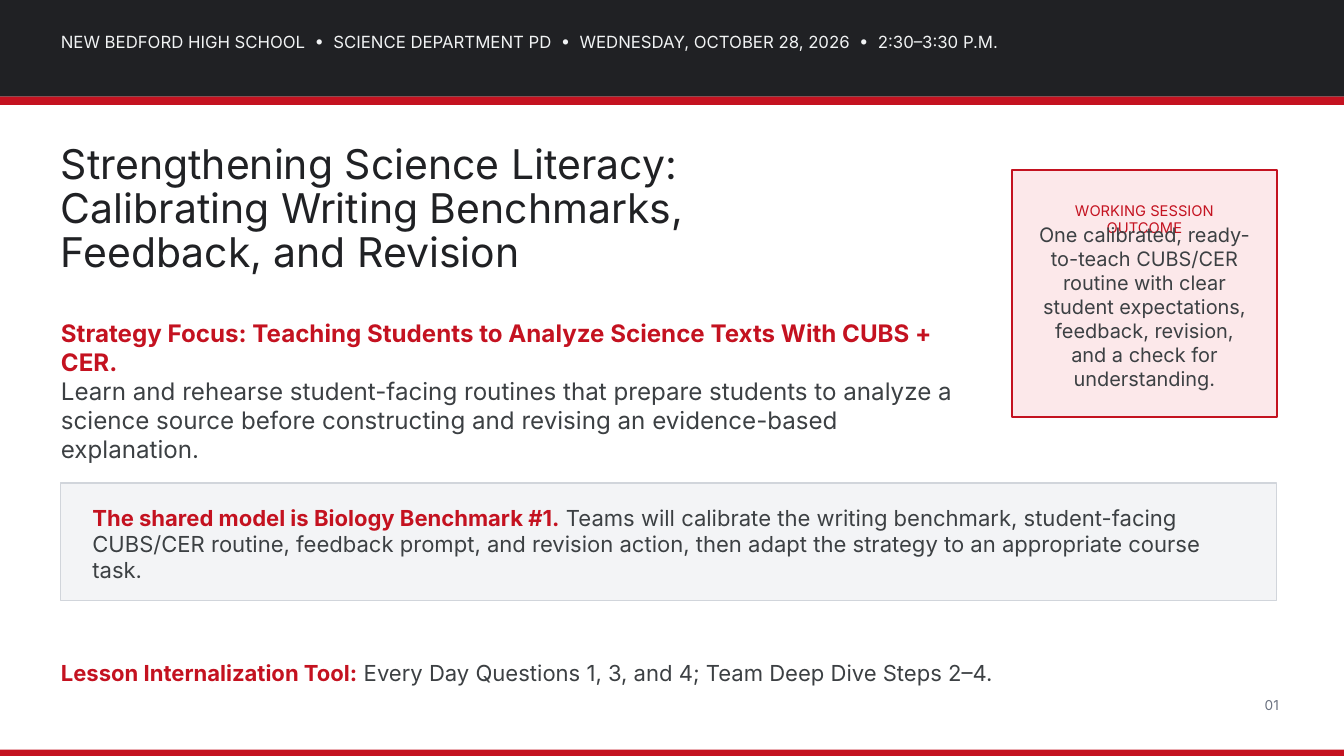
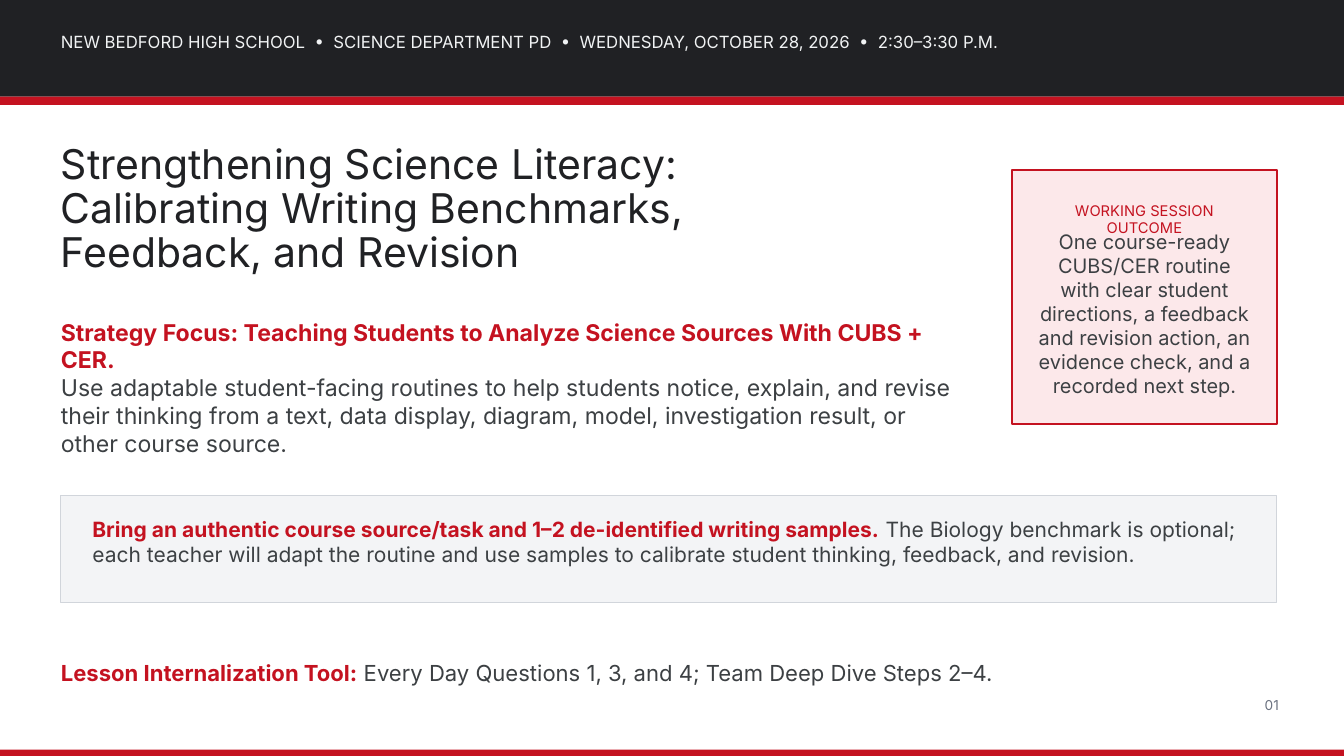
Before and after one commit to nbhs-science/nbhs-science, a slide deck: slide 1 of assets/plc/2026-10-28_Science_Department_PD_Strengthening_Science_Literacy.pptx. Drawn at 1344x756 pixels with LibreOffice and Linux fonts; fonts in the diff are those of the drawing. Boxes give left, top, right and bottom in pixels: in the first picture for what was removed or moved away, otherwise in the second. Text is boxed around its words. In the diff, an @@ line names an element or a change of style, - is before the commit and + after.

Commit message:
Finalize Oct. 28 Science Literacy PD materials
Update the all-science-course PD deck and one-page agenda; add the LIT-aligned reflection and next-steps sheet in printable and editable formats; include CUBS, color-coded CER, de-identified writing-sample analysis, and teacher strategy sharing.

```diff
--- a/assets/plc/2026-10-28_Science_Department_PD_Strengthening_Science_Literacy.pptx
+++ b/assets/plc/2026-10-28_Science_Department_PD_Strengthening_Science_Literacy.pptx
@@ rectangle: place and size @@
-rectangle at (1012,170,1277,417)
+rectangle at (1012,170,1277,424)
@@ text at (1039,232,1250,397): text changed @@
-One calibrated, ready-to-teach CUBS/CER routine with clear student expectations, feedback, revision, and a check for understanding.
+One course-ready CUBS/CER routine with clear student directions, a feedback and revision action, an evidence check, and a recorded next step.
@@ text at (61,323,950,429): text changed; size 23 to 22 pt @@
-Strategy Focus: Teaching Students to Analyze Science Texts With CUBS + CER.
-Learn and rehearse student-facing routines that prepare students to analyze a science source before constructing and revising an evidence-based explanation.
+Strategy Focus: Teaching Students to Analyze Science Sources With CUBS + CER.
+Use adaptable student-facing routines to help students notice, explain, and revise their thinking from a text, data display, diagram, model, investigation result, or other course source.
@@ rectangle: place and size @@
-rectangle at (61,483,1277,601)
+rectangle at (61,496,1277,603)
@@ text at (92,521,1236,567): text changed; size 21 to 20 pt @@
-The shared model is Biology Benchmark #1. Teams will calibrate the writing benchmark, student-facing CUBS/CER routine, feedback prompt, and revision action, then adapt the strategy to an appropriate course task.
+Bring an authentic course source/task and 1–2 de-identified writing samples. The Biology benchmark is optional; each teacher will adapt the routine and use samples to calibrate student thinking, feedback, and revision.
```
Also in this commit, not shown: 8 other slides changed, 3 other files.
